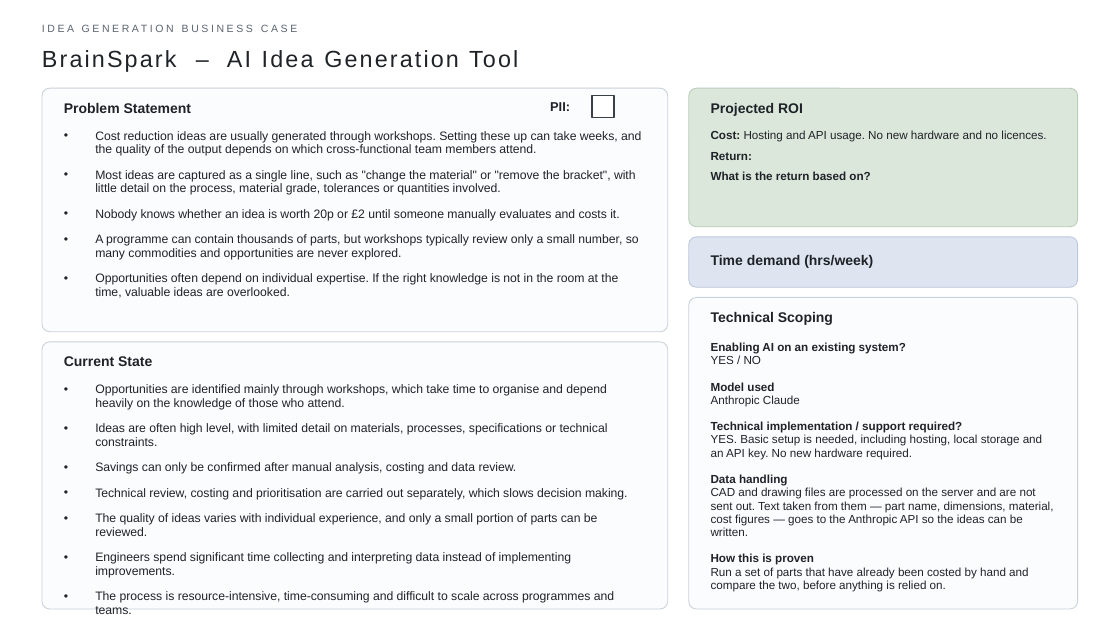
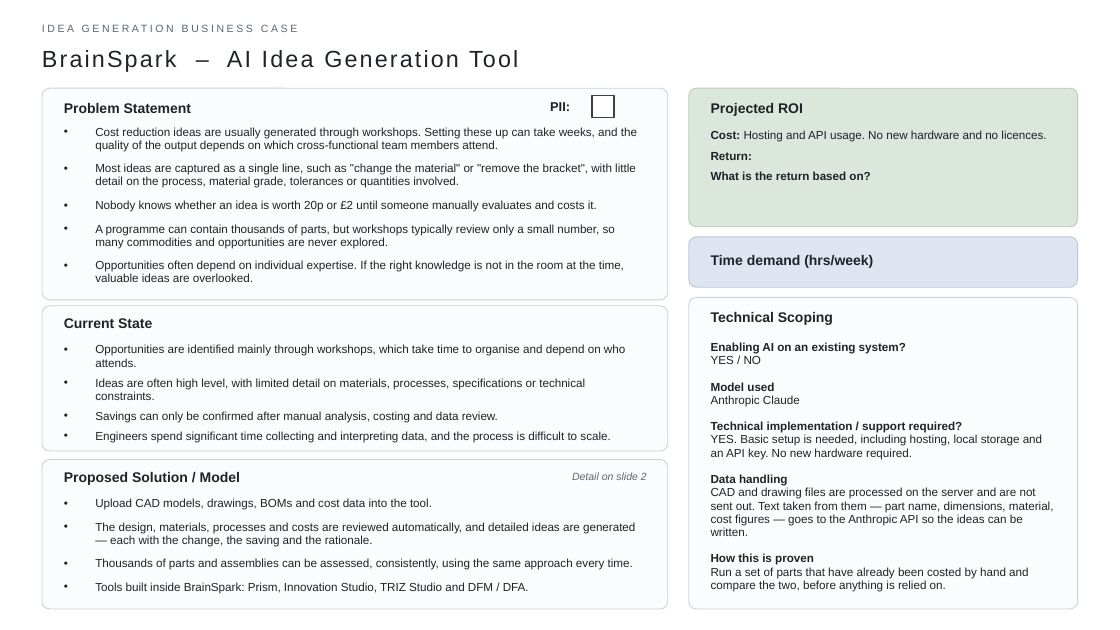
Before and after one commit to bhosaleavinash546/leamington-marathi, a slide deck: slide 1 of BrainSpark_Business_Case.pptx. Drawn at 1120x630 pixels with LibreOffice and Linux fonts; fonts in the diff are those of the drawing. Boxes give left, top, right and bottom in pixels: in the first picture for what was removed or moved away, otherwise in the second. Text is boxed around its words. In the diff, an @@ line names an element or a change of style, - is before the commit and + after.

```diff
--- a/BrainSpark_Business_Case.pptx
+++ b/BrainSpark_Business_Case.pptx
@@ rounded rectangle: place and size @@
-rounded rectangle at (42,88,668,332)
+rounded rectangle at (42,88,668,300)
@@ rounded rectangle at (42,88,668,300): proportions changed @@
@@ text "Cost reduction ideas are usually ..." at (95,127,637,282): size 10.5 to 10 pt; less space between paragraphs @@
@@ rounded rectangle added at (42,306,668,451), fill #FBFCFD, outline #C9D1D9 0.75 pt @@
@@ text "Current State": place and size @@
-text "Current State" at (64,356,152,366)
+text "Current State" at (64,318,152,328)
@@ text "Opportunities are identified mainly through ...": place and size @@
-text "Opportunities are identified mainly through ..." at (95,384,628,603)
+text "Opportunities are identified mainly through ..." at (95,344,625,443)
@@ text at (95,344,625,367): text changed; size 10.5 to 10 pt @@
-• Opportunities are identified mainly through workshops, which take time to organise and depend heavily on the knowledge of those who attend.
+• Opportunities are identified mainly through workshops, which take time to organise and depend on who attends.
@@ text at (95,378,585,423): size 10.5 to 10 pt in "Ideas are often high level, with limited ...", "Savings can only be confirmed after manual ..."; less space between paragraphs @@
@@ text at (95,431,610,443): text changed; size 10.5 to 10 pt @@
-• Technical review, costing and prioritisation are carried out separately, which slows decision making.
-• The quality of ideas varies with individual experience, and only a small portion of parts can be reviewed.
-• Engineers spend significant time collecting and interpreting data instead of implementing improvements.
-• The process is resource-intensive, time-consuming and difficult to scale across programmes and teams.
+• Engineers spend significant time collecting and interpreting data, and the process is difficult to scale.
@@ rounded rectangle at (42,460,668,609): proportions changed @@
@@ rounded rectangle: place and size @@
-rounded rectangle at (42,342,668,609)
+rounded rectangle at (42,460,668,609)
@@ text added at (64,472,240,485), 12 pt, text #1F2328, bold @@
+Proposed Solution / Model
@@ text added at (572,472,647,480), 9 pt, text #5B6570, italic @@
+Detail on slide 2
@@ text added at (95,498,635,594), 10 pt, text #1F2328 @@
+• Upload CAD models, drawings, BOMs and cost data into the tool.
+• The design, materials, processes and costs are reviewed automatically, and detailed ideas are generated — each with the change, the saving and the rationale.
+• Thousands of parts and assemblies can be assessed, consistently, using the same approach every time.
+• Tools built inside BrainSpark: Prism, Innovation Studio, TRIZ Studio and DFM / DFA.
```
Also in this commit, not shown: 1 other file.
